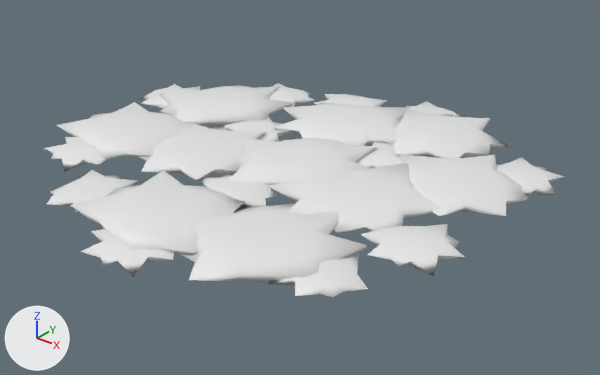
An edit to the OBJ model Assets/Models/Lifeforms/Cover/Floppies/Stage3_LOD2.obj, drawn before and after from the same camera.
One viewpoint serves both versions: a 50 mm camera at (1.93, -2.29, 1.36) aimed at (0.06, 0.04, -0.09). Arrows for +X, +Y and +Z are at lower left; the lights stay in place. Where no turn or scale is listed for an object, it has been applied to the vertices.
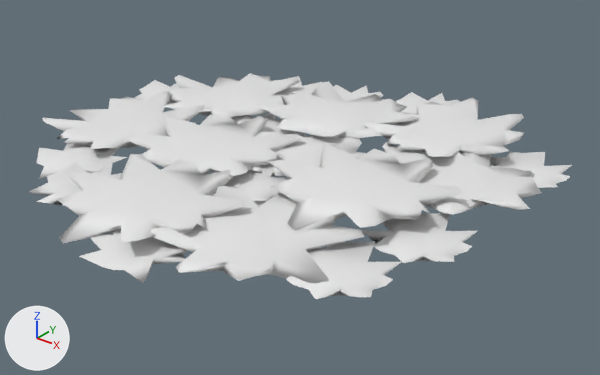
Edits to the bpy script that builds the scene:
```text
Change me_cylinder_069:
    remove me_cylinder_069.from_pydata(...)  # 655 vertices, 1177 faces; spans x -1.04..0.96, y -0.94..0.98, z -0.01..0.07
    add me_cylinder_069.from_pydata(...)  # 768 vertices, 1375 faces; spans x -1.09..0.98, y -0.98..1.05, z 0.01..0.12
    me_cylinder_069 part 1: the loose piece of 35 vertices spanning x -0.98..-0.38, y -0.42..0.18, z -0.01..0.07 is rebuilt with 44 vertices and now spans x -1.09..-0.41, y -0.47..0.19, z 0.01..0.09
    me_cylinder_069 part 2: the loose piece of 35 vertices spanning x 0.12..0.74, y -0.38..0.27, z -0.01..0.07 is rebuilt with 44 vertices and now spans x 0.09..0.78, y -0.46..0.22, z 0.04..0.12
    me_cylinder_069 part 3: the loose piece of 35 vertices spanning x -0.93..-0.33, y -0.01..0.65, z -0.01..0.07 is rebuilt with 44 vertices and now spans x -0.97..-0.29, y 0.04..0.71, z 0.01..0.09
    me_cylinder_069 part 4: the loose piece of 35 vertices spanning x -0.35..0.3, y 0.2..0.8, z -0.01..0.07 is rebuilt with 44 vertices and now spans x -0.38..0.28, y 0.13..0.81, z 0.03..0.11
    me_cylinder_069 part 5: the loose piece of 35 vertices spanning x 0.05..0.67, y -0.86..-0.21, z -0.01..0.07 is rebuilt with 44 vertices and now spans x 0.04..0.69, y -0.89..-0.18, z 0.01..0.09
    me_cylinder_069 part 6: the loose piece of 35 vertices spanning x -0.26..0.39, y -0.29..0.32, z -0.01..0.07 is rebuilt with 35 vertices and now spans x -0.23..0.31, y -0.22..0.37, z 0.01..0.08
    me_cylinder_069 part 7: the loose piece of 33 vertices spanning x -0.58..-0.05, y -0.43..0.17, z -0.01..0.07 is rebuilt with 44 vertices and now spans x -0.59..0.07, y -0.46..0.2, z 0.02..0.1
    me_cylinder_069 part 8: the loose piece of 33 vertices spanning x 0.34..0.91, y -0.04..0.56, z -0.01..0.07 is rebuilt with 44 vertices and now spans x 0.29..0.98, y -0.07..0.6, z 0.01..0.09
    me_cylinder_069 part 9: the loose piece of 33 vertices spanning x 0.09..0.62, y 0.31..0.91, z -0.01..0.07 is rebuilt with 43 vertices and now spans x 0.05..0.73, y 0.24..0.93, z 0.03..0.11
    me_cylinder_069 part 10: the loose piece of 24 vertices spanning x 0.63..0.96, y 0.29..0.63, z 0.0..0.04 is rebuilt with 26 vertices and now spans x 0.6..0.96, y 0.31..0.69, z 0.01..0.05
    me_cylinder_069 part 11: the loose piece of 24 vertices spanning x -0.65..-0.33, y 0.45..0.77, z 0.0..0.04 is rebuilt with 26 vertices and now spans x -0.68..-0.3, y 0.48..0.83, z 0.01..0.05
    me_cylinder_069 part 12: the loose piece of 24 vertices spanning x -0.87..-0.53, y -0.56..-0.26, z 0.0..0.04 is rebuilt with 26 vertices and now spans x -0.81..-0.46, y -0.68..-0.3, z 0.01..0.05
    me_cylinder_069 part 13: the loose piece of 24 vertices spanning x 0.58..0.92, y -0.38..-0.05, z 0.0..0.04 is rebuilt with 26 vertices and now spans x 0.56..0.92, y -0.39..-0.01, z 0.01..0.05
    me_cylinder_069 part 14: the loose piece of 24 vertices spanning x 0.45..0.79, y -0.71..-0.38, z 0.0..0.04 is rebuilt with 26 vertices and now spans x 0.47..0.84, y -0.71..-0.33, z 0.01..0.05
    me_cylinder_069 part 15: the loose piece of 24 vertices spanning x -0.34..-0.01, y 0.55..0.85, z 0.0..0.04 is rebuilt with 26 vertices and now spans x -0.34..0.0, y 0.53..0.92, z 0.01..0.05
    me_cylinder_069 part 16: the loose piece of 24 vertices spanning x 0.01..0.36, y 0.66..0.98, z 0.0..0.04 is rebuilt with 26 vertices and now spans x 0.0..0.35, y 0.67..1.05, z 0.01..0.05
    me_cylinder_069 part 17: the loose piece of 24 vertices spanning x -0.52..-0.21, y -0.8..-0.47, z 0.0..0.04 is rebuilt with 26 vertices and now spans x -0.58..-0.22, y -0.83..-0.45, z 0.01..0.05
    me_cylinder_069 part 18: a new loose piece of 44 vertices spanning x -0.44..0.24, y -0.96..-0.28, z 0.02..0.1
    me_cylinder_069 part 19: a new loose piece of 26 vertices spanning x -0.13..0.23, y -0.46..-0.08, z 0.02..0.06
    me_cylinder_069 part 20: the loose piece of 24 vertices spanning x 0.11..0.46, y 0.13..0.45, z 0.0..0.04 is deleted
    me_cylinder_069 part 21: 2 vertices moved within x 0.12, y -0.61..-0.35, z 0.03..0.05; 103 vertices removed from x -0.46..0.29, y -0.94..0.35, z -0.01..0.07; 75 vertices added at x -0.46..0.29, y -0.98..0.37, z 0.01..0.05
    me_cylinder_069 part 22: 23 vertices removed from x -1.04..-0.73, y 0.1..0.45, z 0.0..0.04; 25 vertices added at x -1.09..-0.71, y 0.07..0.44, z 0.01..0.05
```

Pixel boxes (x1, y1, x2, y2) of what changed, in the pictures (600 x 375 px; the box of a moved part takes in the faces that stretch with it):
'Cylinder.069', reshaped: before (44, 83, 565, 297); after (28, 74, 572, 299)
part 1 of me_cylinder_069, rebuilt (14% wider): before (57, 102, 199, 157); after (43, 91, 205, 149)
part 2 of me_cylinder_069, rebuilt: before (268, 163, 443, 233); after (269, 143, 462, 229)
part 3 of me_cylinder_069, rebuilt: before (160, 85, 293, 127); after (163, 74, 300, 117)
part 4 of me_cylinder_069, rebuilt: before (273, 102, 410, 146); after (257, 81, 420, 139)
part 5 of me_cylinder_069, rebuilt (13% wider, 24% taller): before (178, 204, 367, 282); after (151, 186, 364, 283)
part 6 of me_cylinder_069, rebuilt: before (228, 138, 377, 185); after (248, 119, 366, 176)
part 7 of me_cylinder_069, rebuilt: before (136, 121, 266, 180); after (124, 115, 303, 176)
part 8 of me_cylinder_069, rebuilt (24% wider, 17% taller): before (400, 154, 529, 216); after (382, 142, 542, 215)
part 9 of me_cylinder_069, rebuilt (31% wider, 18% taller): before (386, 109, 510, 159); after (361, 98, 524, 157)
part 10 of me_cylinder_069, rebuilt: before (497, 157, 565, 196); after (489, 152, 572, 188)
part 11 of me_cylinder_069, rebuilt: before (268, 83, 314, 107); after (272, 76, 322, 95)
part 12 of me_cylinder_069, rebuilt: before (44, 137, 118, 172); after (36, 143, 127, 178)
part 13 of me_cylinder_069, rebuilt (10% wider): before (360, 224, 464, 276); after (362, 213, 477, 263)
part 14 of me_cylinder_069, rebuilt: before (267, 253, 368, 297); after (286, 241, 401, 299)
part 15 of me_cylinder_069, rebuilt: before (314, 94, 387, 107); after (333, 85, 385, 102)
part 16 of me_cylinder_069, rebuilt: before (406, 101, 461, 117); after (396, 92, 460, 114)
part 17 of me_cylinder_069, rebuilt: before (47, 170, 138, 212); after (28, 163, 122, 206)
part 18 of me_cylinder_069, added: after (57, 154, 245, 243)
part 19 of me_cylinder_069, added: after (211, 164, 289, 201)
part 20 of me_cylinder_069, deleted: before (356, 142, 412, 168)
part 21 of me_cylinder_069, moved or reshaped: before (70, 116, 289, 277); after (79, 113, 283, 283)
part 22 of me_cylinder_069, moved or reshaped: before (140, 84, 200, 108); after (134, 80, 179, 105)
